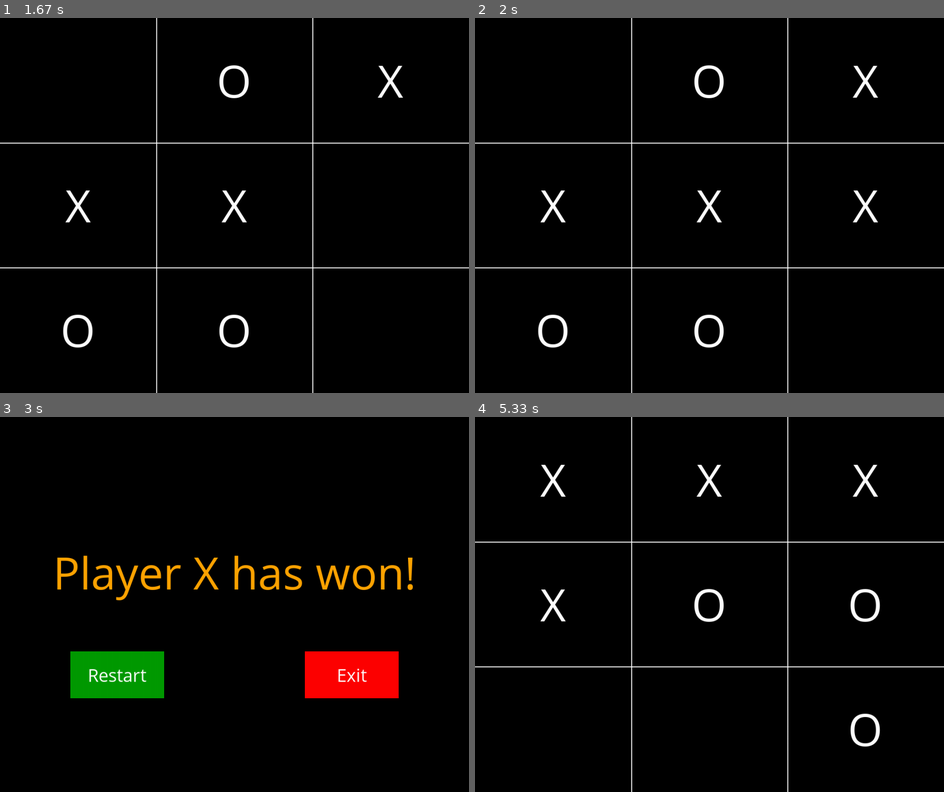
Above: before the commit, frames 1-4 (two rows, left to right).
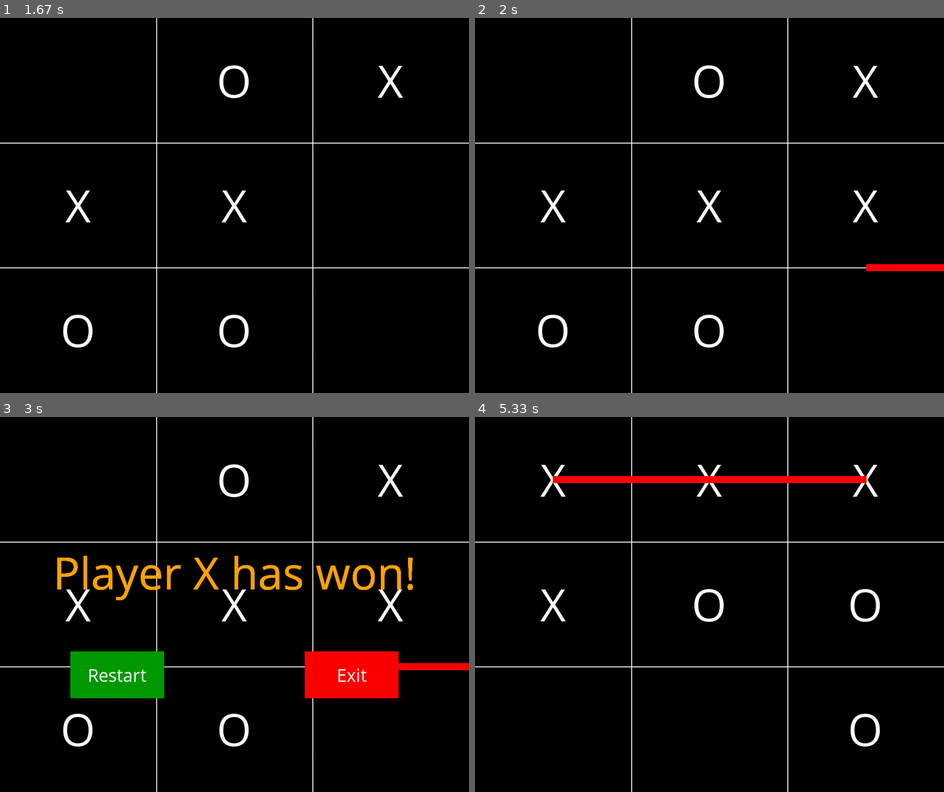
Above: after the commit, the same moments.

Repository: saksham-kumar-14/Pygame-tic-tac-toe
Game: pygame game, started from main.py
Same seed, same stepped clock (60 frames per second), same inputs: the game is played once before the commit and once after it.
Inputs (mouse positions are in pixels of both pictures, inside the frame that each line leads up to):
- Up to frame 1 (1.67 s): press the mouse at (389, 81) at 0.37 s; move the mouse to (300, 93) at 0.47 s; release the mouse at (215, 104) at 0.6 s; press the mouse at (234, 81) at 0.7 s; move the mouse to (150, 198) at 0.8 s; release the mouse at (70, 314) at 0.93 s; press the mouse at (79, 329) at 1.03 s; move the mouse to (192, 239) at 1.13 s; release the mouse at (309, 153) at 1.27 s; press the mouse at (79, 205) at 1.37 s; move the mouse to (150, 273) at 1.47 s; release the mouse at (225, 340) at 1.6 s
- Up to frame 2 (2 s): click (864, 205) at 1.72 s
- Up to frame 3 (3 s): click (412, 465) at 2.55 s; press the mouse at (117, 675) at 2.87 s; move the mouse to (89, 619) at 2.97 s
- Up to frame 4 (5.33 s): release the mouse at (535, 567) at 3.1 s; press the mouse at (709, 480) at 4.03 s; move the mouse to (662, 548) at 4.13 s; release the mouse at (611, 619) at 4.27 s; press the mouse at (864, 604) at 4.37 s; move the mouse to (714, 552) at 4.47 s; release the mouse at (564, 499) at 4.6 s; press the mouse at (864, 728) at 4.7 s; move the mouse to (709, 638) at 4.8 s; release the mouse at (554, 552) at 4.93 s; press the mouse at (864, 728) at 5.03 s; move the mouse to (831, 612) at 5.13 s; release the mouse at (793, 499) at 5.27 s

Frame 1 is identical in both runs. In frame 2, 0.3% of the frame differs, in the area x 83-100%, y 65-68%; in frame 3, 3.4%, in the area x 0-100%, y 0-100%; in frame 4, 1.3%.

Commit message:
user interface improved

Diff:
--- a/main.py
+++ b/main.py
@@ -72,28 +72,44 @@
 	for i in grid:
 		for j in i:
 			if j == "":
-				return [False, None]
-
-	return [True, "draw"]
+				return [False, None , None, None]
+
+	return [True, "draw", None, None]
 
 
 def check_result(grid):
 	if grid[0][0] == grid[0][1] == grid[0][2] and grid[0][0]!="":
-		return [True, grid[0][0]]
+		return [True, grid[0][0],
+		(WIDTH//6,HEIGHT//6),
+		(WIDTH-WIDTH//6,HEIGHT//6)]
 	if grid[1][0] == grid[1][1] == grid[1][2] and grid[1][0]!="":
-		return [True, grid[1][0]]
+		return [True, grid[1][0],
+		(WIDTH,  HEIGHT//3 + HEIGHT//3),
+		(WIDTH-WIDTH//6, HEIGHT//3 + HEIGHT//3)]
 	if grid[2][0] == grid[2][1] == grid[2][2] and grid[2][0]!="":
-		return [True, grid[2][0]]
+		return [True, grid[2][0],
+		(WIDTH, HEIGHT - HEIGHT//6),
+		(WIDTH-WIDTH//6, HEIGHT - HEIGHT//6)]
 	if grid[0][0] == grid[1][0] == grid[2][0] and grid[0][0]!="":
-		return [True, grid[0][0]]
+		return [True, grid[0][0],
+		(WIDTH//6,HEIGHT//6),
+		(WIDTH//6,HEIGHT - HEIGHT//6)]
 	if grid[0][1] == grid[1][1] == grid[2][1] and grid[0][1]!="":
-		return [True, grid[0][1]]
+		return [True, grid[0][1],
+		(WIDTH//3 + WIDTH//6,HEIGHT//6),
+		(WIDTH//3 + WIDTH//6,HEIGHT- HEIGHT//6)]
 	if grid[0][2] == grid[1][2] == grid[2][2] and grid[0][2]!="":
-		return [True, grid[0][2]]
+		return [True, grid[0][2],
+		(WIDTH-WIDTH//6, HEIGHT//6),
+		(WIDTH-WIDTH//6, HEIGHT- HEIGHT//6) ]
 	if grid[0][0] == grid[1][1] == grid[2][2] and grid[0][0]!="":
-		return [True, grid[0][0]]
+		return [ True, grid[0][0],
+		(WIDTH//6, HEIGHT//6),
+		(WIDTH- WIDTH//6, HEIGHT- HEIGHT//6) ]
 	if grid[0][2] == grid[1][1]== grid[2][0] and grid[0][2]!="":
-		return [True, grid[0][2]]
+		return [ True, grid[0][2],
+		(WIDTH-WIDTH//6,HEIGHT//6),
+		(WIDTH//6,HEIGHT- HEIGHT//6) ]
 
 	return check_draw(grid)
 
@@ -114,17 +130,23 @@
 		temp = progress_game(Xchance, grid)
 		grid = temp[0]
 		Xchance = temp[1]
-		result = check_result(grid)
-		game_over = result[0]
-		WINNING_PLAYER = result[1]
+		[game_over, WINNING_PLAYER, line_start, line_end] = check_result(grid)
 
 
 		SCREEN.fill((0,0,0))
 		draw_grid(grid)
 
+		if game_over:
+			draw_connecting_line(line_start, line_end)
 
 		CLOCK.tick(FPS)
 		pygame.display.update()
+
+
+def draw_connecting_line(start_pos, end_pos):
+
+	width = 15
+	pygame.draw.line(SCREEN, (255,0,0), start_pos, end_pos, width)
 
 
 def game_over_screen():
@@ -162,7 +184,6 @@
 				pygame.quit()
 				sys.exit()
 
-		SCREEN.fill((0,0,0))
 		game_over_text_x = (WIDTH - game_over_text.get_width())//2
 		SCREEN.blit(game_over_text, (game_over_text_x ,HEIGHT//3))
 		pygame.draw.rect(SCREEN, restart_btn_color, restart_btn)
